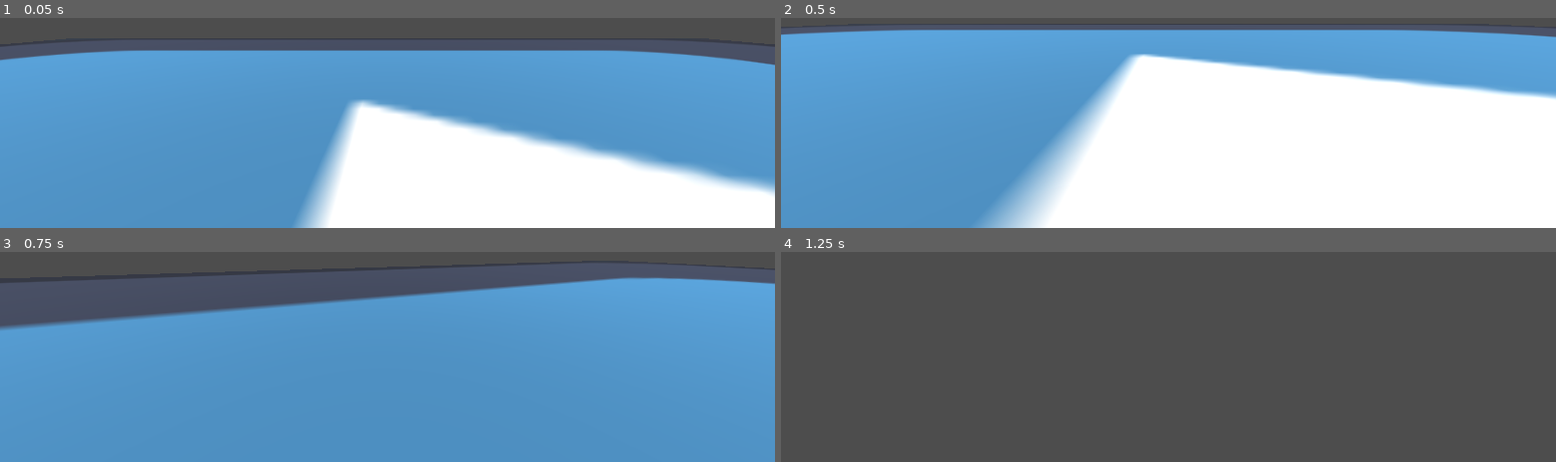
Above: before the commit, frames 1-4 (two rows, left to right).
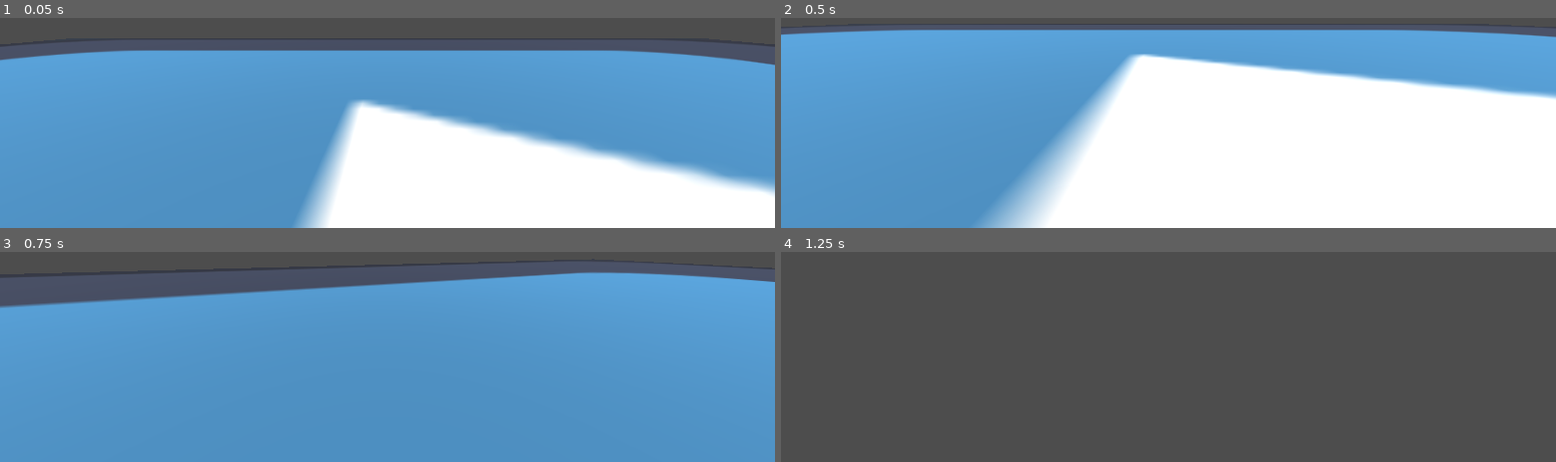
Above: after the commit, the same moments.

Repository: sudo-m3z1m/GhostRunner-like
Game: Godot game, scene res://Prefabs/test_scene.tscn
Two runs of this game, one before a commit and one after it. Both use one fixed random seed, a clock stepped at 60 frames per second and the inputs below. The engine's default icon, where the game draws it, is replaced by a stand-in: a white triangle on a blue panel in a dark square.
Inputs (mouse positions are in pixels of both pictures, inside the frame that each line leads up to):
- Up to frame 1 (0.05 s): no input
- Up to frame 2 (0.5 s): no input
- Up to frame 3 (0.75 s): tap Enter at 0.5 s; move the mouse to (outside the picture) at 0.52 s; hold W (Forward) from 0.53 s (still down); tap Shift (Shift) at 0.6 s
- Up to frame 4 (1.25 s): keep holding W (Forward)

Frames 1-2 are identical in both runs. In frame 3, 7.7% of the frame differs, in the area x 0-100%, y 4-38%; in frame 4, nothing differs.

Commit message:
Added cooldown on dash

Diff:
--- a/Prefabs/CharacterController/States/dash.gd
+++ b/Prefabs/CharacterController/States/dash.gd
@@ -1,10 +1,12 @@
 extends State
 
 @onready var dash_timer: Timer = $Timer
+@onready var cooldown_timer: Timer = $DashCooldownTimer
 
 @export var dash_speed: float
 @export var dash_time: float
 @export var delta_dash_fov: float
+@export var cooldown: float
 
 func enter_state(target: Player) -> void:
 	super(target)
@@ -14,6 +16,9 @@
 	dash_timer.start(dash_time)
 	dash_timer.timeout.connect(finish_dash)
 
+	if !cooldown_timer.is_stopped():
+		finish_dash()
+		return
 	animate_transition(true)
 	start_dash()
 
@@ -31,6 +36,8 @@
 
 	target.velocity += direction * dash_speed
 
+	cooldown_timer.start(cooldown)
+
 func finish_dash() -> void:
 	animate_transition(false)
 
--- a/Prefabs/player.tscn
+++ b/Prefabs/player.tscn
@@ -62,11 +62,15 @@
 
 [node name="Dash" type="Node" parent="StateMachine"]
 script = ExtResource("7_kwa41")
-dash_speed = 100.0
+dash_speed = 80.0
 dash_time = 0.1
 delta_dash_fov = 10.0
+cooldown = 1.0
 animation = "Dash"
 accepted_states = Array[int]([0, 2])
 
 [node name="Timer" type="Timer" parent="StateMachine/Dash"]
 one_shot = true
+
+[node name="DashCooldownTimer" type="Timer" parent="StateMachine/Dash"]
+one_shot = true
